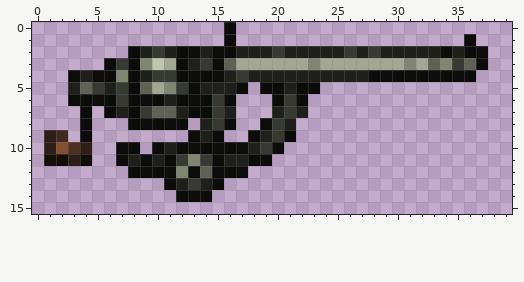
Pixel-art sprite, stored at content/Entities/Guns/Crankgun/crankgun.png. The picture above is the old version.
The file is 40x16 pixels.
After the commit:
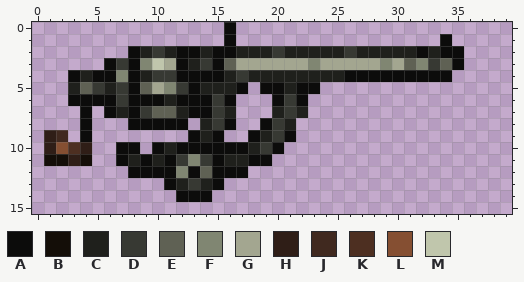
Palette (. is transparent): A #0c0c0b  B #140e08  C #1f201c  D #373933  E #5f6154  F #808672  G #a3a690  H #2f1e17  J #40291f  K #4d2f21  L #854f32  M #c0c6ac
What changed:
y 1: x 34 . -> A; x 36 A -> .
y 2: x 28 D -> C; x 32 C -> A; x 35..37 CAA -> A..
y 3: x 29 G -> F; x 31..37 FGEFDEA -> EFDEA..
y 4: x 26..27 CC -> AA; x 35..36 AA -> ..
